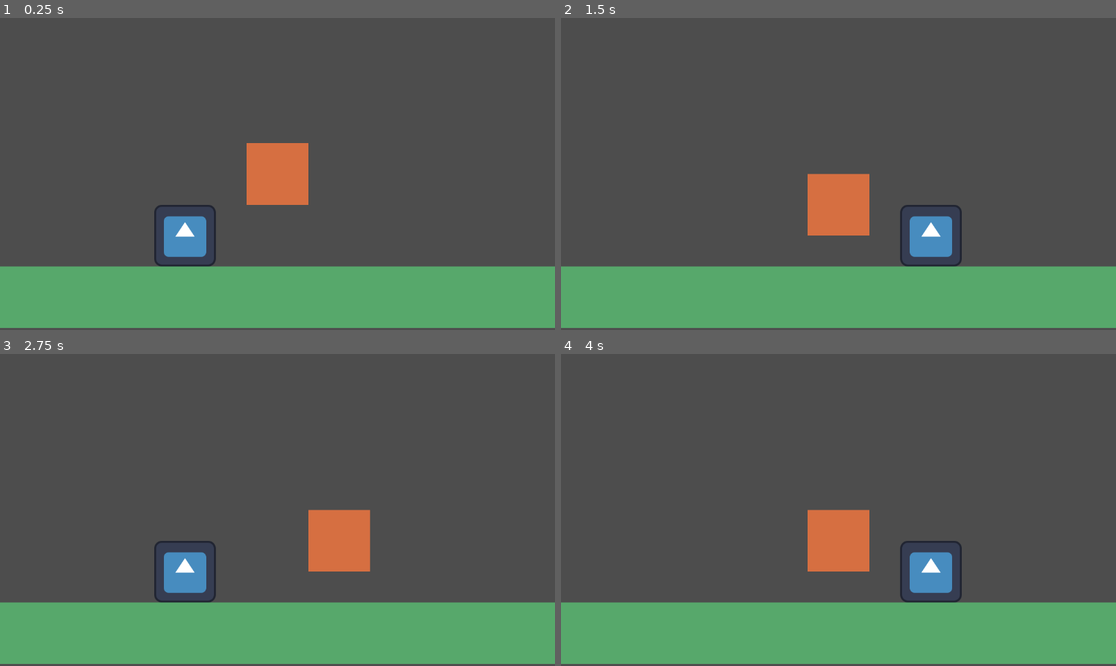
Above: before the commit, frames 1-4 (two rows, left to right).
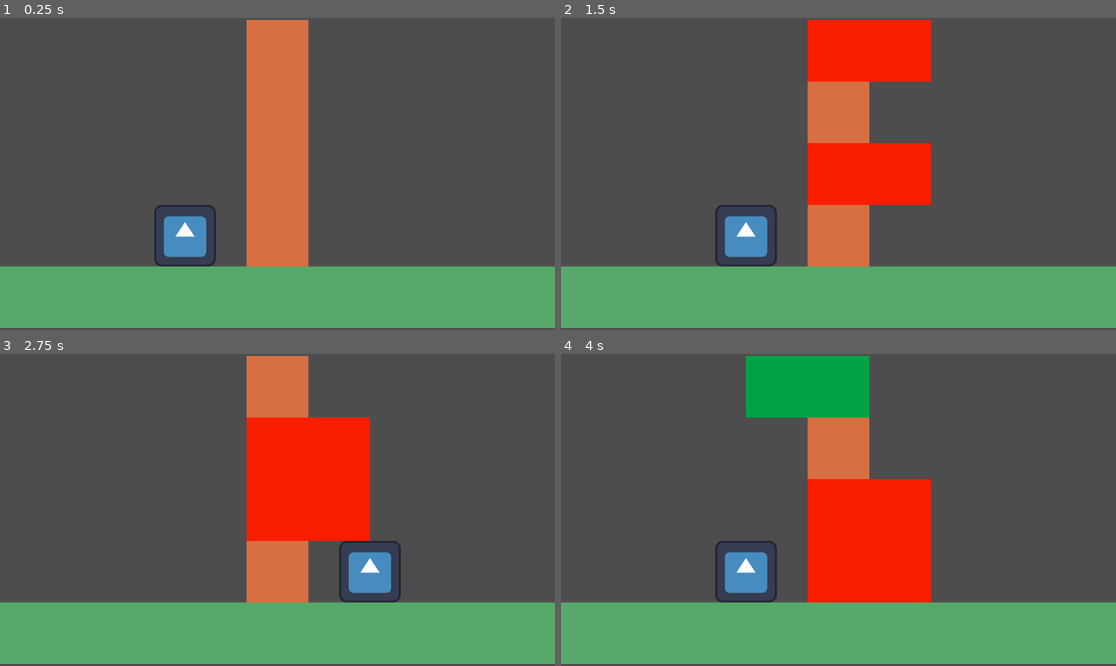
Above: after the commit, the same moments.

Repository: decksdark628/woodchopper
Game: Godot game, scene res://woodchopper.tscn
The game is run twice, just before and just after one commit, with the same random seed, the same clock (stepped at 60 frames per second) and the same inputs. The engine's default icon, where the game draws it, is replaced by a stand-in: a white triangle on a blue panel in a dark square.
Inputs:
- Up to frame 1 (0.25 s): no input
- Up to frame 2 (1.5 s): tap Enter (ui_accept) at 0.5, 1.35 s; hold Right (ui_right) 0.53-1.28 s; hold Enter (ui_accept) 0.53-1.28 s; hold Left (ui_left) from 1.28 s (still down)
- Up to frame 3 (2.75 s): tap Enter (ui_accept) at 1.52, 1.82 s; release Left (ui_left) at 2.03 s; hold Right (ui_right) from 2.03 s (still down); hold Enter (ui_accept) from 2.03 s (still down)
- Up to frame 4 (4 s): release Enter (ui_accept) at 2.78 s; tap Enter (ui_accept) at 2.85, 3.02, 3.32, 3.5 s; release Right (ui_right) at 3.53 s; hold Left (ui_left) from 3.53 s (still down); hold Enter (ui_accept) from 3.53 s (still down)

The runs differ from the first frame. In frame 1, 6.6% of the frame differs, in the area x 44-56%, y 0-80%; in frame 2, 15%; in frame 3, 17%; in frame 4, 17%, in the area x 27-73%, y 0-80%.

Commit message:
finished basic gameplay

Diff:
--- a/player.gd
+++ b/player.gd
@@ -3,13 +3,24 @@
 const left_pos:Vector2 = Vector2(-192, 128)
 const right_pos:Vector2 = Vector2(192, 128)
 
+@onready var tree: Node2D = $"../tree"
 var on_left_side:bool
+var wood:int
+var hp:int
 
 func _ready() -> void:
 	on_left_side = true
+	wood = 0
+	hp = 1
 
 func cut():
-	print("cut")
+	var branch_above:int = tree.log_pile[1].type
+	if branch_above == -1 && on_left_side || branch_above == 1 && !on_left_side:
+		player_take_damage()
+	else:
+		tree.remove_first()
+		wood += 1
+	print(wood)
 
 func move_left():
 	self.position = left_pos
@@ -19,10 +30,15 @@
 	self.position = right_pos
 	on_left_side = false
 
+func player_take_damage():
+	hp -= 1
+	if hp == 0:
+		print("Game Over")
+
 func _input(event: InputEvent):
-	if event.is_action_released("ui_accept"):
+	if event.is_action_pressed("ui_accept"):
 		cut()
-	elif event.is_action_released("ui_left"):
+	elif event.is_action_pressed("ui_left"):
 		move_left()
-	elif event.is_action_released("ui_right"):
+	elif event.is_action_pressed("ui_right"):
 		move_right()
--- /dev/null
+++ b/tree.gd
@@ -0,0 +1,34 @@
+extends Node2D
+
+const LOG_SIZE:int = 128
+
+@export var tree_chunk:PackedScene
+var log_pile:Array
+
+func _ready() -> void:
+	log_pile = []
+	for i in range(4):
+		add_to_top(0)
+
+func add_to_top(type:int):
+	var chunk = tree_chunk.instantiate()
+	add_child(chunk)
+	chunk.set_type(type)
+	log_pile.append(chunk)
+	update_positions()
+
+func remove_first():
+	if not log_pile.is_empty():
+		var rand = randi_range(-1, 1)
+		if log_pile.back().type == -1:
+			rand = randi_range(-1, 0)
+		elif log_pile.back().type == 1:
+			rand = randi_range(0 , 1)
+		add_to_top(rand)
+		log_pile[0].queue_free()
+		log_pile.pop_front()
+		update_positions()
+
+func update_positions():
+	for i in log_pile.size():
+		log_pile[i].position.y = LOG_SIZE * -i
--- a/tree_chunk.gd
+++ b/tree_chunk.gd
@@ -1,4 +1,6 @@
 extends Node2D
+
+const GRID_SIZE:int = 128
 
 @onready var chunk: ColorRect = $sprTreeChunk
 var type:int
@@ -10,19 +12,16 @@
 	type = n
 	match type:
 		-1:
-			chunk.scale = Vector2(2, 1)
-			chunk.position = Vector2(-64, 0)
+			print("left")
+			chunk.size.x = GRID_SIZE * 2
+			chunk.position.x = -192
+			chunk.color = Color(0.0, 0.642, 0.266, 1.0)
 		0:
-			chunk.scale = Vector2(1, 1)
+			print("center")
 		1:
-			chunk.scale = Vector2(2, 1)
-			chunk.position = Vector2(64, 0)
-
-func _input(event: InputEvent):
-	if event.is_action_pressed("ui_left"):
-		print("left")
-		set_type(-1)
-	elif event.is_action_pressed("ui_right"):
-		set_type(1)
-	elif event.is_action_pressed("ui_accept"):
-		set_type(0)
+			print("right")
+			chunk.size.x = GRID_SIZE * 2
+			chunk.position.x = -64
+			chunk.color = Color(0.98, 0.119, 0.0, 1.0)
+		_:
+			print("otro numero")
--- a/tree_chunk.tscn
+++ b/tree_chunk.tscn
@@ -11,5 +11,3 @@
 offset_right = 64.0
 offset_bottom = 64.0
 color = Color(0.83758324, 0.43600237, 0.25501022, 1)
-
-[node name="Camera2D" type="Camera2D" parent="."]
--- a/woodchopper.tscn
+++ b/woodchopper.tscn
@@ -1,8 +1,9 @@
-[gd_scene load_steps=4 format=3 uid="uid://cosjlpcbr62rr"]
+[gd_scene load_steps=5 format=3 uid="uid://cosjlpcbr62rr"]
 
 [ext_resource type="Script" uid="uid://c6oxsclmc0224" path="res://player.gd" id="1_84oo1"]
 [ext_resource type="Texture2D" uid="uid://diyojv3n12op5" path="res://icon.svg" id="1_a6vi8"]
-[ext_resource type="PackedScene" uid="uid://oh48t145y0cc" path="res://tree_chunk.tscn" id="3_sv15j"]
+[ext_resource type="Script" uid="uid://dkuh2n5dnn3wj" path="res://tree.gd" id="3_sv15j"]
+[ext_resource type="PackedScene" uid="uid://oh48t145y0cc" path="res://tree_chunk.tscn" id="4_y8528"]
 
 [node name="Woodchopper" type="Node2D"]
 
@@ -22,4 +23,7 @@
 [node name="sprPlayer" type="Sprite2D" parent="player"]
 texture = ExtResource("1_a6vi8")
 
-[node name="treeChunk" parent="." instance=ExtResource("3_sv15j")]
+[node name="tree" type="Node2D" parent="."]
+position = Vector2(0, 128)
+script = ExtResource("3_sv15j")
+tree_chunk = ExtResource("4_y8528")
Not shown, added: tree.gd.uid
